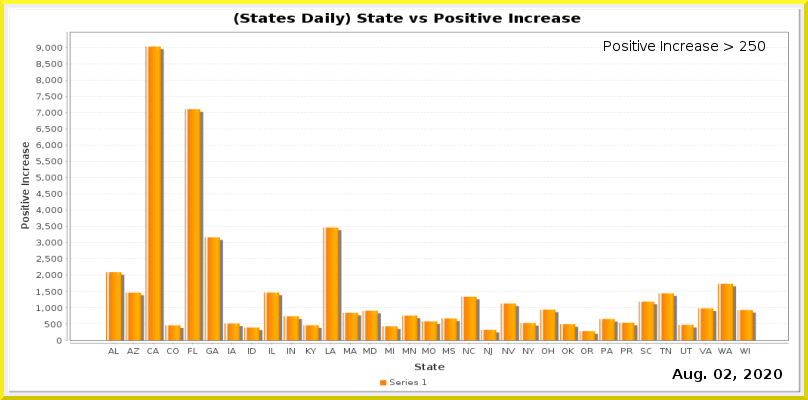
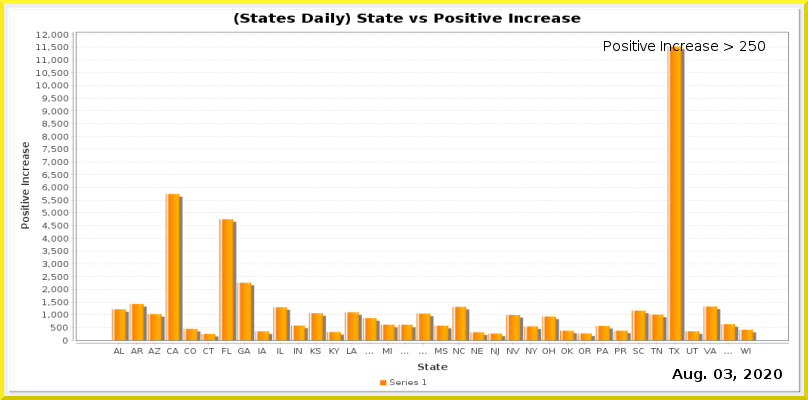
Layered file, before and after one edit (808x400). Changes by layer:
painted on "Current Date" over (x1=724, y1=369, x2=732, y2=379)
painted on "Date_vs_TestIncrease.png" over (x1=36, y1=31, x2=789, y2=371)
